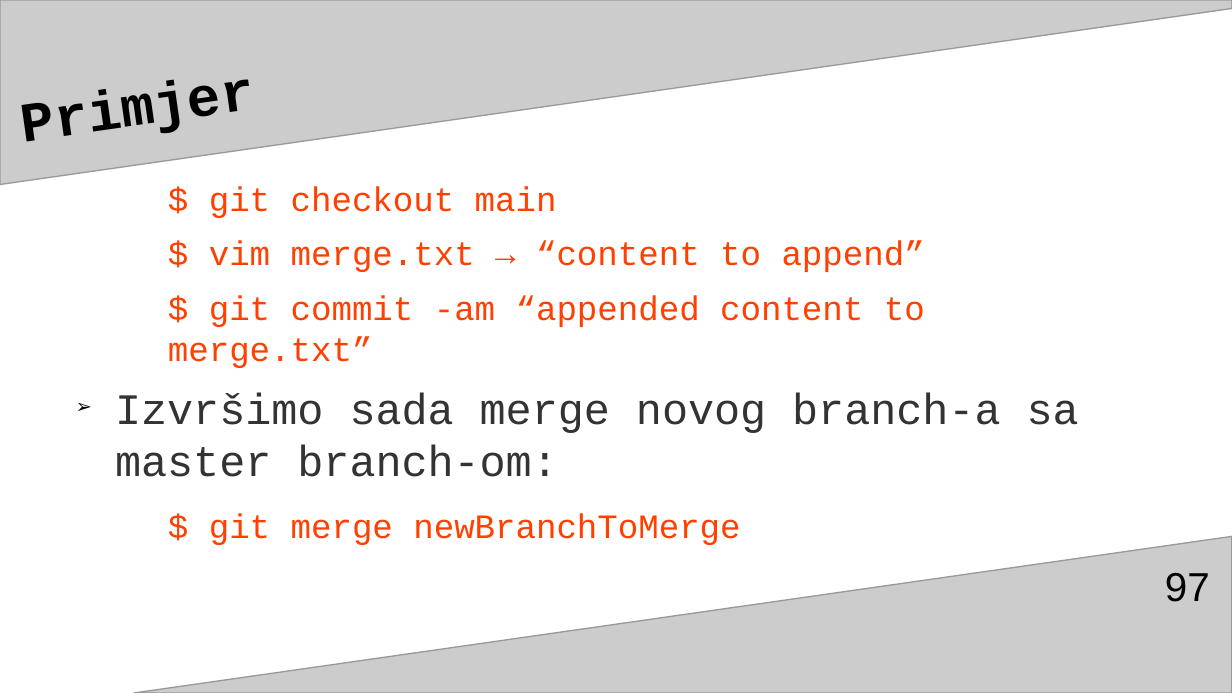
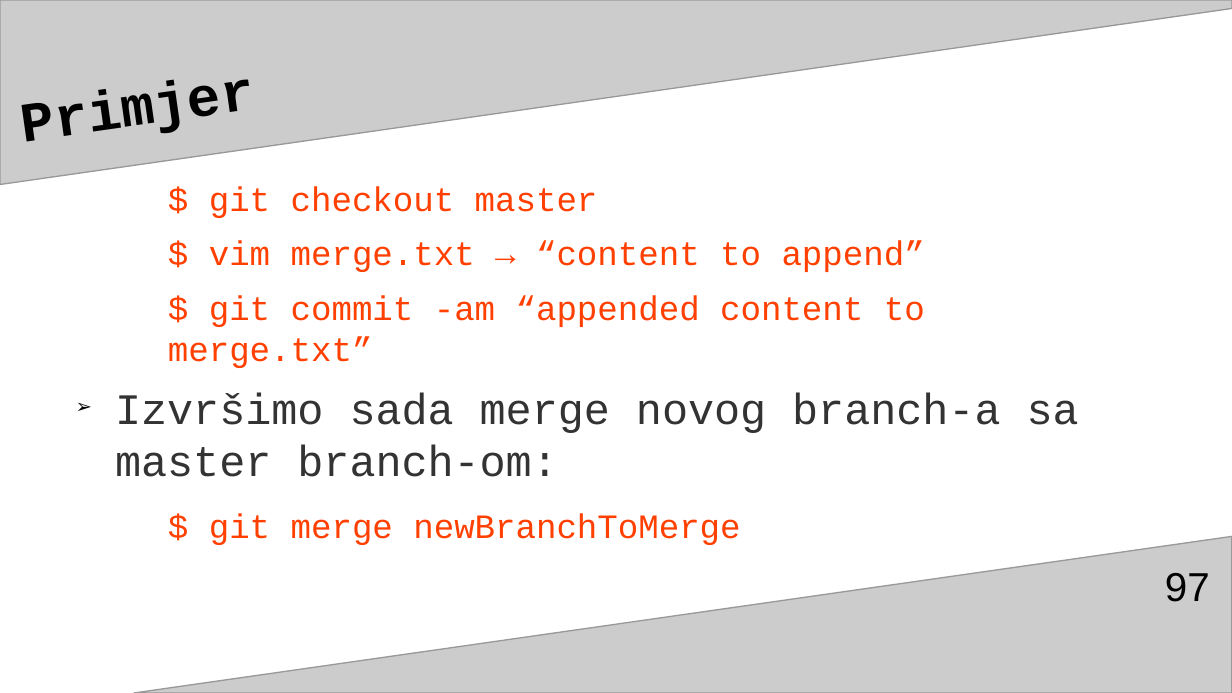
Before and after one commit to adnannukic/prezentacija-za-TSI, a slide deck: slide 97 of gitGitHubAdnanNukić.odp. Drawn at 1232x693 pixels with LibreOffice and Linux fonts; fonts in the diff are those of the drawing. Boxes give left, top, right and bottom in pixels: in the first picture for what was removed or moved away, otherwise in the second. Text is boxed around its words. In the diff, an @@ line names an element or a change of style, - is before the commit and + after.

```diff
--- a/gitGitHubAdnanNukić.odp
+++ b/gitGitHubAdnanNukić.odp
@@ text at <box>209,186,598,218</box>: text changed @@
-  $ git checkout main
+  $ git checkout master
```
Also in this commit, not shown: 2 other slides changed, 1 other file.
